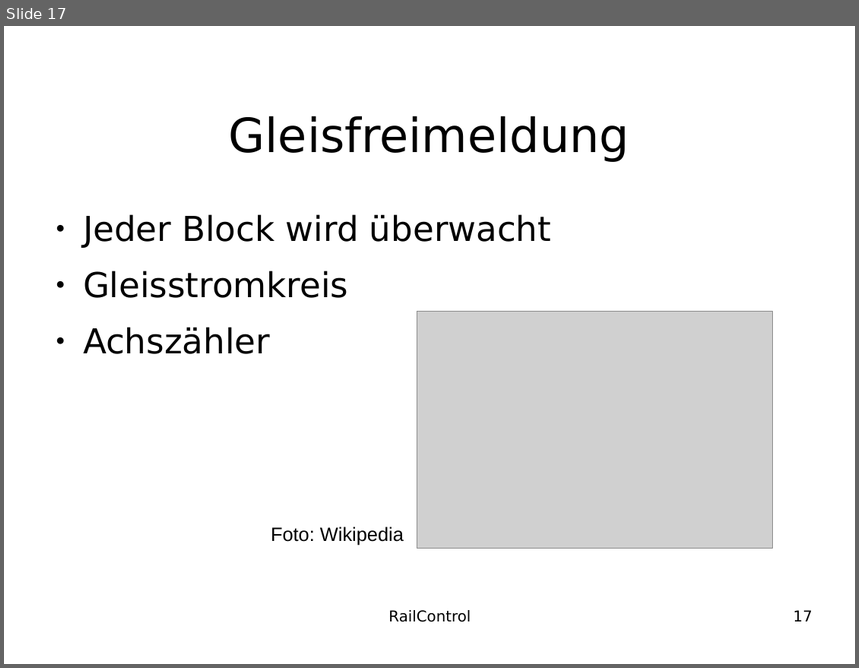
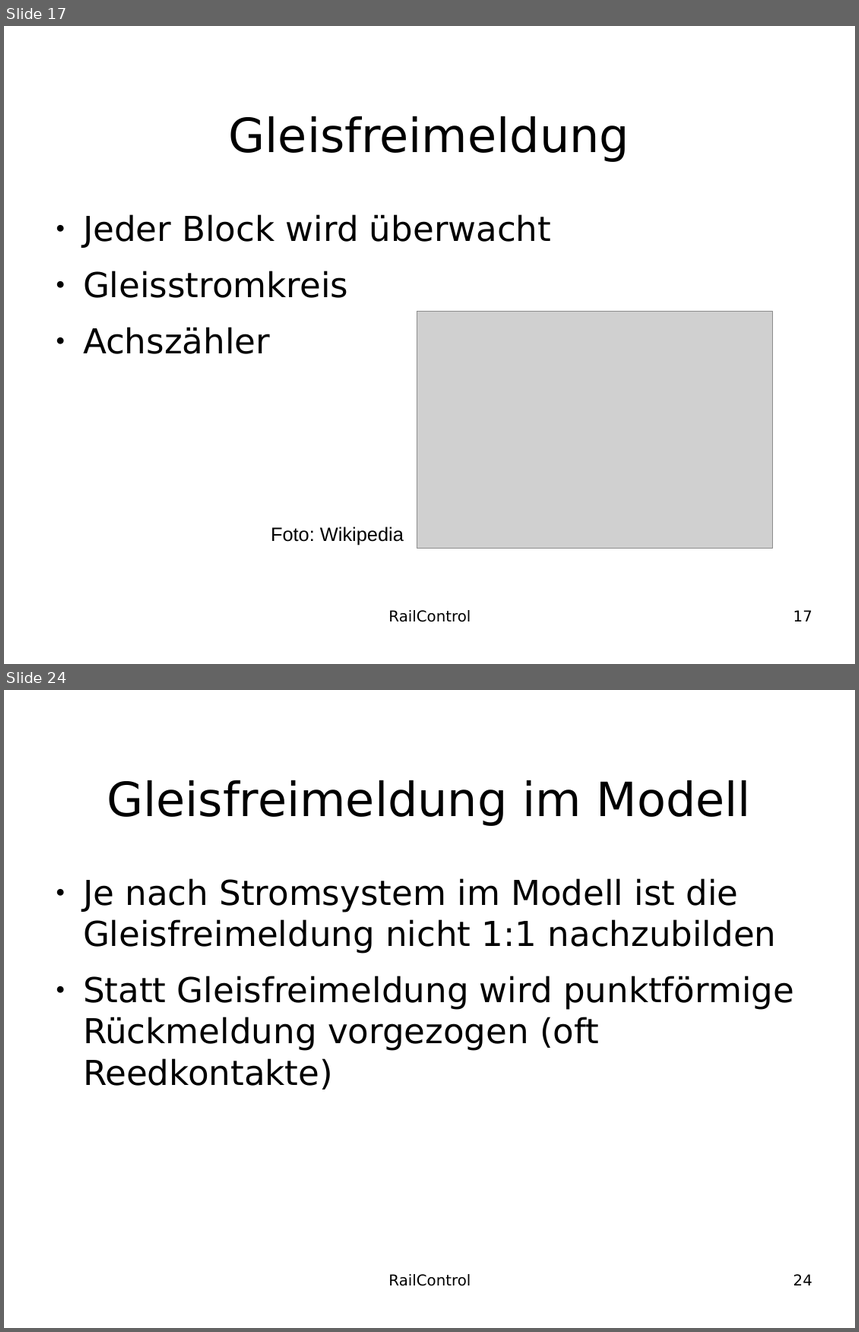
Before and after one commit to teddych/railcontrol, a slide deck: MAS/MAS_Thesis.odp. Shown one above the other, each under a label of ours: slide 17 before the commit, slides 17 and 24 after it; the slides between them are not shown. The pictures are 859x668 and 859x1332 pixels, drawn with LibreOffice and Linux fonts; fonts in the diff are those of the drawing; grey boxes stand for pictures; background and template pictures are left out. Boxes give left, top, right and bottom in pixels: in the first picture for what was removed or moved away, otherwise in the second. Text is boxed around its words. In the diff, an @@ line names an element or a change of style, - is before the commit and + after.

```diff
--- a/MAS/MAS_Thesis.odp
+++ b/MAS/MAS_Thesis.odp
@@ slide 24 added at (x1=4, y1=690, x2=855, y2=1328), background #FFFFFF @@
@@ title added at (x1=107, y1=780, x2=751, y2=826), 44 pt, text #000000 @@
+Gleisfreimeldung im Modell
@@ text added at (x1=83, y1=878, x2=794, y2=1090), 32 pt, text #000000 @@
+● Je nach Stromsystem im Modell ist die Gleisfreimeldung nicht 1:1 nachzubilden
+● Statt Gleisfreimeldung wird punktförmige Rückmeldung vorgezogen (oft Reedkontakte)
@@ text added at (x1=389, y1=1274, x2=471, y2=1287), 14 pt, text #000000 @@
+RailControl
@@ page number added at (x1=794, y1=1274, x2=813, y2=1286), 14 pt, text #000000 @@
+24
```
Also in this commit, not shown: 1 slide changed, 12 other slides added, 1 slide removed.
